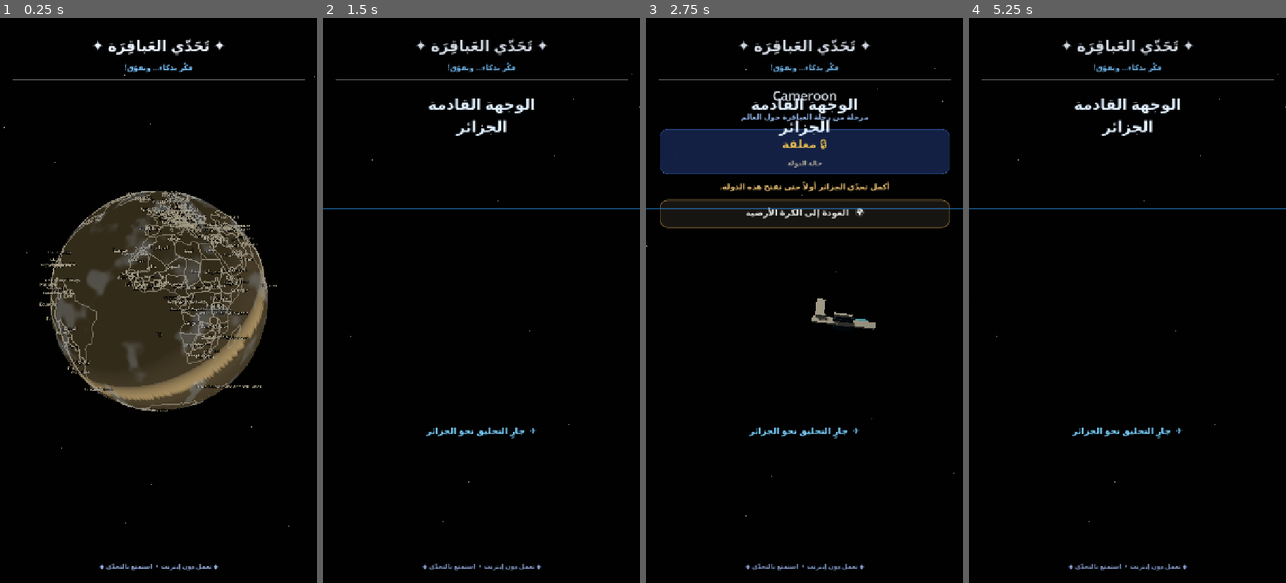
Above: before the commit, frames 1-4 (left to right).
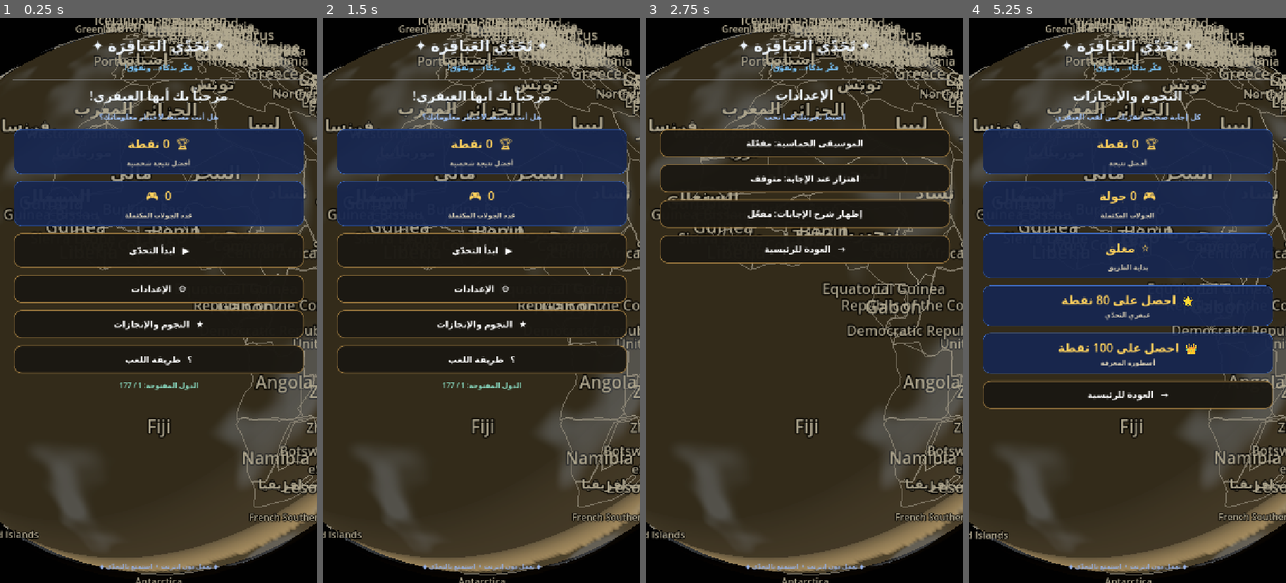
Above: after the commit, the same moments.

Repository: mahdialloui01-art/challenge-
Game: Godot game, scene res://scenes/main.tscn
Two runs of this game, one before a commit and one after it. Both use one fixed random seed, a clock stepped at 60 frames per second and the inputs below.
Inputs (mouse positions are in pixels of both pictures, inside the frame that each line leads up to):
- Up to frame 1 (0.25 s): no input
- Up to frame 2 (1.5 s): click (481, 249) at 0.5 s, where only the run after the commit has a clickable "▶ ابدأ التحدّي"; click (481, 554) at 1.25 s, where only the run after the commit has a clickable "⌂ الرئيسية"
- Up to frame 3 (2.75 s): click (804, 289) at 2 s, where only the run after the commit has a clickable "⚙ الإعدادات"
- Up to frame 4 (5.25 s): click (1127, 215) at 2.75 s, where only the run before the commit has a clickable "🌍 العودة إلى الكرة الأرضية"; click (1127, 300) at 3.5 s, where only the run before the commit has a clickable "🚀 ابدأ تحدّي الجزائر"; click (1127, 255) at 4.25 s, where only the run before the commit has a clickable "البحر الأحمر"; click (1127, 323) at 5 s, where only the run after the commit has a clickable "★ النجوم والإنجازات"

The runs differ from the first frame. In frame 1, 83% of the frame differs, in the area x 0-100%, y 0-100%; in frame 2, 91%; in frame 3, 87%; in frame 4, 91%.
Error before the commit: Invalid assignment of property or key 'interaction_enabled' with value of type 'bool' on a base object of type 'Node3D (world_globe.gd)'. (res://scripts/main.g…

Commit message:
Disable globe picking behind the main menu

Diff:
--- a/scripts/world_globe.gd
+++ b/scripts/world_globe.gd
@@ -20,6 +20,7 @@
 
 var features_by_code: Dictionary = {}
 var unlocked_index := 0
+var interaction_enabled := true
 var drag_active := false
 var drag_start := Vector2.ZERO
 var last_pointer := Vector2.ZERO
@@ -433,6 +434,8 @@
         rotate_y(delta * 0.0018)
 
 func _input(event: InputEvent) -> void:
+    if not interaction_enabled:
+        return
     if event is InputEventScreenTouch:
         if event.pressed:
             _begin_drag(event.position)
